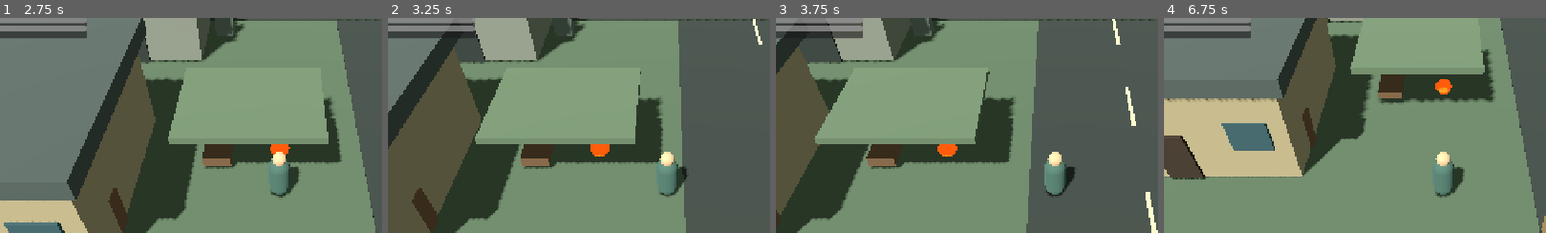
Above: before the commit, frames 1-4 (left to right).
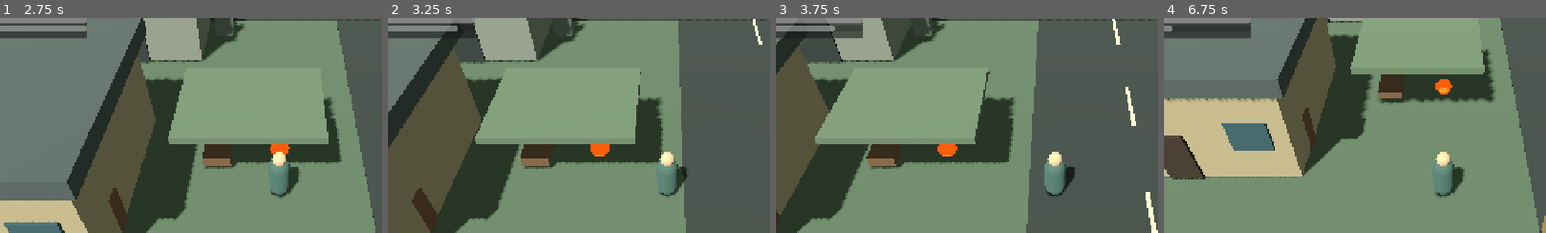
Above: after the commit, the same moments.

Repository: anriell666-byte/AshenForge
Game: Godot game, scene res://scenes/Main.tscn
The game is run twice, just before and just after one commit, with the same random seed, the same clock (stepped at 60 frames per second) and the same inputs.
Inputs (mouse positions are % of the whole screen's width and height, from its top left):
- Up to frame 1 (2.75 s): click "SAVE" at 0.5 s; drag from (9, 84) to (60, 28) at 1.27 s; drag from (30, 55) to (45, 70) at 2.02 s
- Up to frame 2 (3.25 s): move the mouse to (60, 28) at 2.77 s; hold D (move_right) from 2.78 s (still down); hold Shift (sprint) from 2.78 s (still down)
- Up to frame 3 (3.75 s): release D (move_right) at 3.5 s; release Shift (sprint) at 3.5 s; drag from (45, 70) to (20, 35) at 3.52 s
- Up to frame 4 (6.75 s): move the mouse to (80, 65) at 4.27 s; hold A (move_left) 4.28-5 s; hold Shift (sprint) 4.28-5 s; tap E (interact) at 4.35 s; drag from (20, 35) to (35, 25) at 5.02 s; move the mouse to (55, 50) at 5.77 s; hold S (move_back) 5.78-6.5 s; hold Shift (sprint) 5.78-6.5 s; click (55, 50) at 5.92 s; drag from (35, 25) to (30, 55) at 6.52 s
The pictures show only the part of the screen within x 14-64%, y 10-60%; the shares and areas given below are measured in that part.

Frame 1 is identical in both runs. In frame 2, 0.1% of the frame differs, in the area x 18-23%, y 3-7%; in frame 3, 0.2%; in frame 4, 0.6%, in the area x 2-23%, y 3-7%.
Error before the commit: Invalid call. Nonexistent function 'refresh_stamina_hud (via call)' in base 'Node3D (main.gd)'. (res://scripts/player.gd:92)

Commit message:
Add mobile sprint control and persist stamina

Diff:
--- a/scripts/main.gd
+++ b/scripts/main.gd
@@ -278,6 +278,11 @@
     action_button.anchor_left = 1.0
     action_button.anchor_right = 1.0
     action_button.pressed.connect(interact)
+    var run_button := _make_ui_button(layer, "RUN", Vector2(-300, -125), Vector2(120, 64))
+    run_button.anchor_left = 1.0
+    run_button.anchor_right = 1.0
+    run_button.button_down.connect(_set_touch_sprint.bind(true))
+    run_button.button_up.connect(_set_touch_sprint.bind(false))
     var attack_button := _make_ui_button(layer, "ATTACK", Vector2(-165, -48), Vector2(120, 64))
     attack_button.anchor_left = 1.0
     attack_button.anchor_right = 1.0
@@ -295,6 +300,10 @@
     button.add_theme_font_size_override("font_size", 17)
     parent.add_child(button)
     return button
+
+func _set_touch_sprint(active: bool) -> void:
+    if player:
+        player.touch_sprinting = active
 
 func _on_joystick_changed(value: Vector2) -> void:
     if player:
@@ -349,6 +358,12 @@
     if not salvaged_ids.has(key):
         salvaged_ids.append(key)
 
+func refresh_stamina_hud() -> void:
+    if not player or not stamina_bar:
+        return
+    stamina_bar.max_value = player.max_stamina
+    stamina_bar.value = player.stamina
+
 func refresh_hud() -> void:
     if not player or not hud_label:
         return
@@ -368,7 +383,7 @@
     save_game()
 
 func save_game() -> void:
-    var data := {"position": [player.global_position.x, player.global_position.y, player.global_position.z], "health": player.health, "inventory": inventory, "salvaged": salvaged_ids}
+    var data := {"position": [player.global_position.x, player.global_position.y, player.global_position.z], "health": player.health, "stamina": player.stamina, "inventory": inventory, "salvaged": salvaged_ids}
     var file := FileAccess.open(SAVE_PATH, FileAccess.WRITE)
     if file:
         file.store_string(JSON.stringify(data))
@@ -389,6 +404,7 @@
     if saved_position is Array and saved_position.size() == 3:
         player.global_position = Vector3(float(saved_position[0]), float(saved_position[1]), float(saved_position[2]))
     player.health = float(parsed.get("health", player.max_health))
+    player.stamina = clampf(float(parsed.get("stamina", player.max_stamina)), 0.0, player.max_stamina)
     var saved_inventory = parsed.get("inventory", {})
     if saved_inventory is Dictionary:
         for key in saved_inventory:
